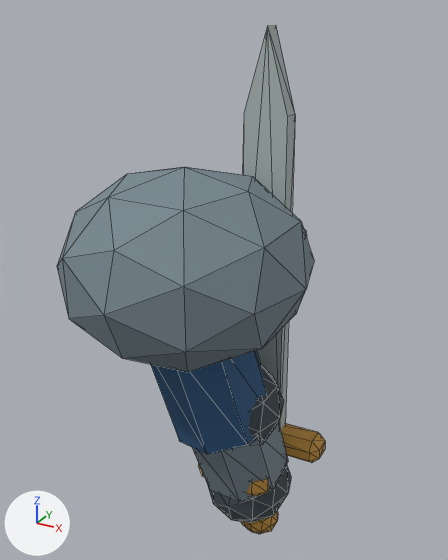
Renders of the glTF model assets/models/units/swordsman/ArmRight.glb from each side of a commit.
Rendered twice from a camera (50 mm lens) standing at (0.611, -0.896, 0.449) and looking at (0.026, 0.166, -0.082). Arrows for +X, +Y and +Z are at lower left; the lights stay in place. The first picture is the older version. Mesh edges are drawn as thin lines. Vertices at exactly the same position are counted once.

In view in the first picture: 'Sculpture'.
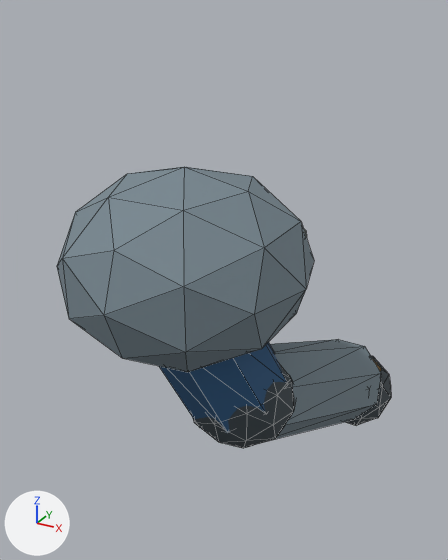
The change in detail:
me_sculpture is used by ob_sculpture; location (0.0, 0.0, 0.0).
me_sculpture had 508 vertices, 960 faces and spanned x -0.195..0.275, y -0.24..0.24, z -0.739..0.42.
me_sculpture now has 293 vertices, 552 faces and spans x -0.195..0.347, y -0.24..0.55, z -0.538..0.198.
me_sculpture part 1: the loose piece of 42 vertices spanning x -0.015..0.215, y -0.055..0.165, z -0.4..-0.2 is moved by (0.03, -0.005, 0.03).
me_sculpture part 2: the loose piece of 24 vertices spanning x 0.025..0.195, y 0.025..0.175, z -0.517..-0.433 is moved by (0.12, 0.295, 0.09).
me_sculpture part 3: the loose piece of 42 vertices spanning x 0.023..0.217, y 0.015..0.215, z -0.633..-0.447 is moved by (0.13, 0.335, 0.095).
me_sculpture part 4: 8 loose pieces with 214 vertices, spanning x -0.03..0.27, y 0.126..0.214, z -0.739..0.42, are deleted.
Part 5, on me_sculpture:
35 vertices are removed from x -0.057..0.204, y -0.104..0.199, z -0.523..-0.053.
64 faces are deleted.
18 vertices are added at x -0.049..0.24, y -0.102..0.41, z -0.4..-0.034.
8 new vertices lie (0.11, 0.36, -0.13) away from vertices in x 0.04..0.22, y 0.008..0.092, z -0.362..-0.178.
8 new vertices lie (0.085, 0.05, -0.19) away from vertices in x -0.049..0.139, y -0.102..0.102, z -0.126..-0.034.
64 new faces join them.
Other edits to the shape of me_sculpture do not show in these pictures.

Pixel boxes (x1, y1, x2, y2) of what changed, in the pictures (448 x 560 px; the box of a moved part takes in the faces that stretch with it):
'Sculpture', reshaped (25% wider, 45% shorter): before (57, 26, 325, 534); after (57, 167, 391, 448)
part 1 of me_sculpture, moved or reshaped: before (233, 365, 284, 449); after (192, 364, 296, 448)
part 2 of me_sculpture, moved or reshaped (mostly hidden afterwards): before (198, 463, 269, 496); after (374, 361, 381, 372)
part 3 of me_sculpture, moved or reshaped: before (207, 465, 291, 523); after (346, 356, 391, 425)
part 4 of me_sculpture, deleted: before (241, 26, 325, 534)
part 5 of me_sculpture, moved or reshaped: before (150, 351, 288, 502); after (159, 339, 381, 441)
